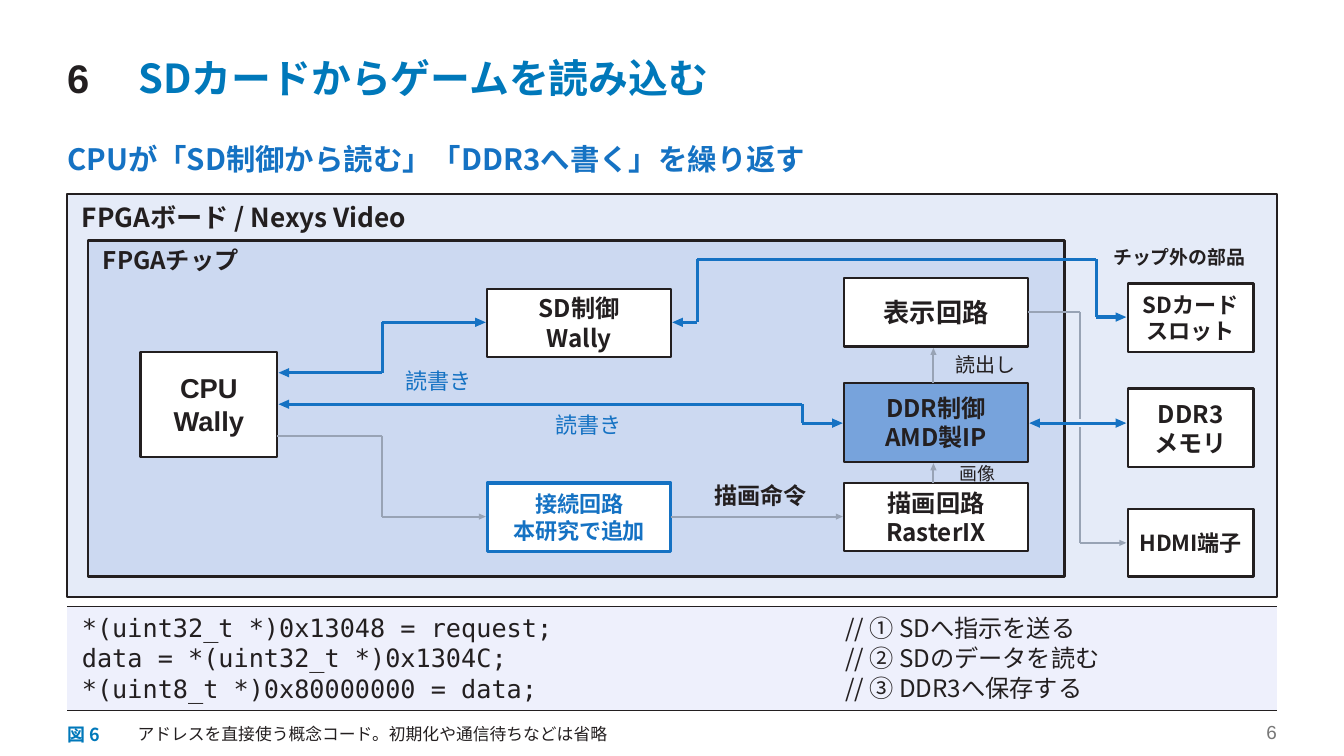
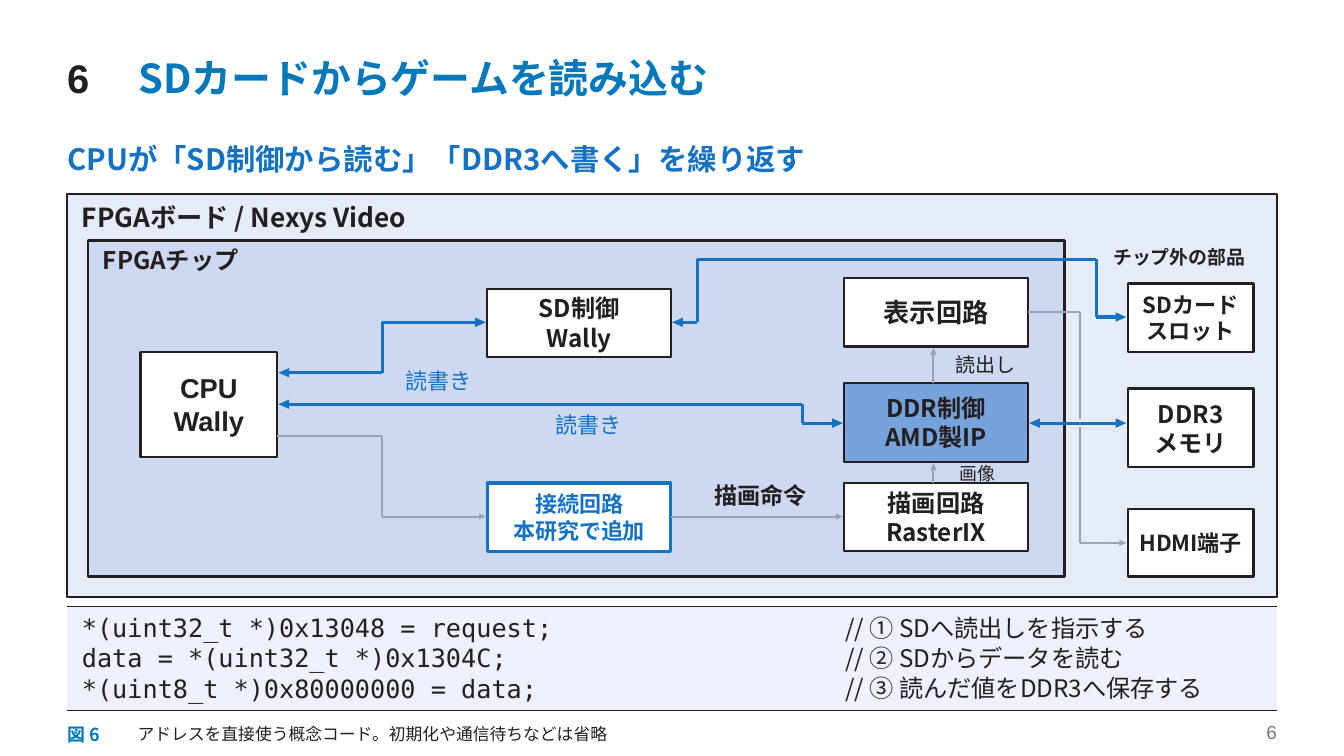
Before and after one commit to SoshiroFujimori/wally-game-console-research, a slide deck: slide 6 of docs/presentation/中間発表_主要事項.pptx. Drawn at 1344x756 pixels with LibreOffice and Linux fonts; fonts in the diff are those of the drawing. Boxes give left, top, right and bottom in pixels: in the first picture for what was removed or moved away, otherwise in the second. Text is boxed around its words. In the diff, an @@ line names an element or a change of style, - is before the commit and + after.

```diff
--- a/docs/presentation/中間発表_主要事項.pptx
+++ b/docs/presentation/中間発表_主要事項.pptx
@@ text at bbox=[870, 616, 1148, 639]: text changed @@
-// ① SDへ指示を送る
+// ① SDへ読出しを指示する
@@ text at bbox=[870, 646, 1124, 669]: text changed @@
-// ② SDのデータを読む
+// ② SDからデータを読む
@@ text at bbox=[870, 676, 1203, 699]: text changed @@
-// ③ DDR3へ保存する
+// ③ 読んだ値をDDR3へ保存する
```
Also in this commit, not shown: 3 other slides changed, 11 other files.
